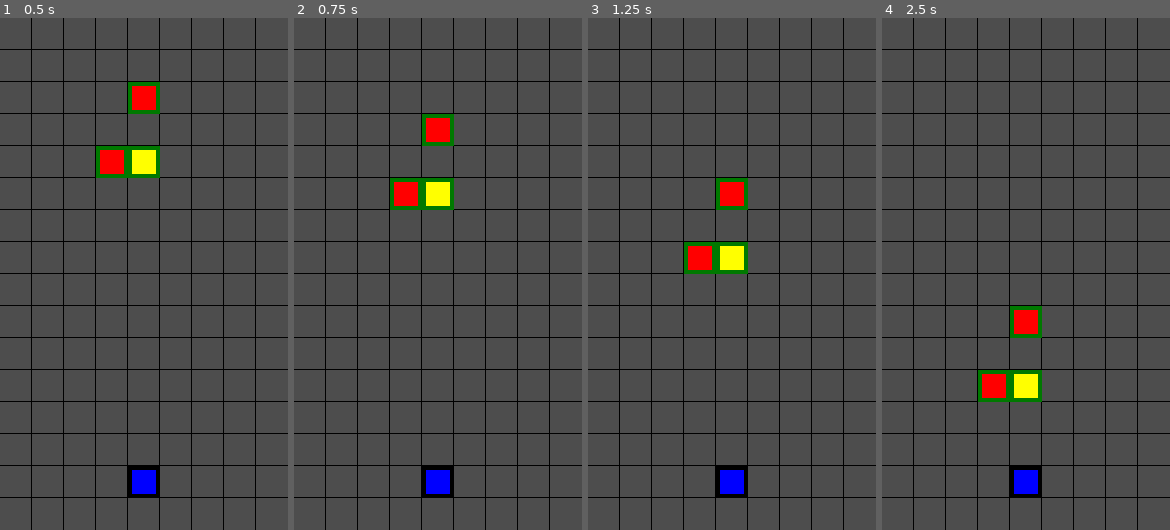
Above: before the commit, frames 1-4 (left to right).
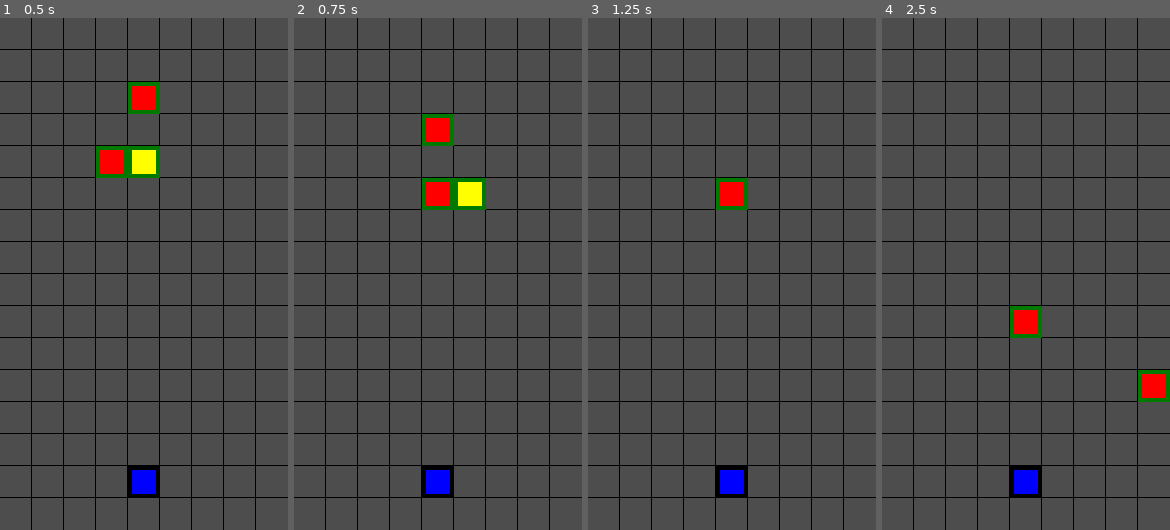
Above: after the commit, the same moments.

Repository: mqbaka02/dr-mario
Game: Godot game, scene res://scenes/main.tscn
The game is run twice, just before and just after one commit, with the same random seed, the same clock (stepped at 60 frames per second) and the same inputs. The project has no main scene, so this scene is started directly.
Inputs:
- Up to frame 1 (0.5 s): no input
- Up to frame 2 (0.75 s): hold Right (ui_right) from 0.53 s (still down)
- Up to frame 3 (1.25 s): keep holding Right (ui_right)
- Up to frame 4 (2.5 s): release Right (ui_right) at 1.28 s; hold Left (ui_left) 1.28-2.03 s; hold Right (ui_right) from 2.03 s (still down)

Frame 1 is identical in both runs. In frame 2, 1.8% of the frame differs, in the area x 33-67%, y 31-38%; in frame 3, 1.4%; in frame 4, 2.1%, in the area x 33-100%, y 68-75%.

Commit message:
longpress support for the controlled capsule

Diff:
--- a/scenes/capsule.gd
+++ b/scenes/capsule.gd
@@ -1,4 +1,6 @@
 extends Node2D;
+
+class_name Capsule;
 
 @export var position_on_the_grid: Vector2;
 @export var blocks: Array[Vitamin];
@@ -13,8 +15,6 @@
 		return false;
 	# print(blocks);
 	for vit in blocks:
-		print(vit.position);
-		print(vit.global_position);
 		if not vit.can_go_down(blocks_list):#needs an update that takes the is_vertical into account
 			return false;
 		pass;
--- /dev/null
+++ b/scenes/controlled_capsule.gd
@@ -0,0 +1,64 @@
+extends Capsule;
+
+const long_press_delay= .3;
+var pressed_left_for= 0;
+var pressed_right_for= 0;
+var press_tick= 0;
+const tick_speed= .05;
+
+func _physics_process(_delta: float) -> void:
+	if (Input.is_action_just_pressed("ui_left")):
+		position_on_the_grid.x = position_on_the_grid.x - 1;
+		position= Vector2(position_on_the_grid.x * 32, position_on_the_grid.y * 32);
+		pass;
+
+	if (Input.is_action_just_pressed("ui_right")):
+		position_on_the_grid.x = position_on_the_grid.x + 1;
+		position= Vector2(position_on_the_grid.x * 32, position_on_the_grid.y * 32);
+		pass;
+
+	if (Input.is_action_pressed("ui_left")):
+		pressed_left_for+= _delta;
+		press_tick+= _delta;
+
+		if pressed_left_for>= long_press_delay:
+			pressed_left_for= long_press_delay;
+			pass;
+
+		pass;
+
+	if (Input.is_action_pressed("ui_right")):
+		pressed_right_for+= _delta;
+		press_tick+= _delta;
+
+		if pressed_right_for>= long_press_delay:
+			pressed_right_for= long_press_delay;
+			pass;
+
+		pass;
+
+	if (Input.is_action_just_released("ui_left")):
+		pressed_left_for= 0;
+		press_tick= 0;
+		pass;
+	if (Input.is_action_just_released("ui_right")):
+		pressed_right_for= 0;
+		press_tick= 0;
+		pass;
+
+	if (pressed_left_for>= long_press_delay):
+		if (press_tick>= tick_speed):
+			position_on_the_grid.x = position_on_the_grid.x - 1;
+			position= Vector2(position_on_the_grid.x * 32, position_on_the_grid.y * 32);
+			press_tick= 0;
+			pass;
+		pass;
+	if (pressed_right_for>= long_press_delay):
+		if (press_tick>= tick_speed):
+			position_on_the_grid.x = position_on_the_grid.x + 1;
+			position= Vector2(position_on_the_grid.x * 32, position_on_the_grid.y * 32);
+			press_tick= 0;
+			pass;
+		pass;
+
+	pass;
--- /dev/null
+++ b/scenes/controlled_capsule.tscn
@@ -0,0 +1,7 @@
+[gd_scene load_steps=3 format=3 uid="uid://cstetpm6g4tjw"]
+
+[ext_resource type="PackedScene" uid="uid://cxwnoln2jdev4" path="res://scenes/capsule.tscn" id="1_p4382"]
+[ext_resource type="Script" uid="uid://bfy8nfyrp5s84" path="res://scenes/controlled_capsule.gd" id="2_to7yg"]
+
+[node name="capsule" instance=ExtResource("1_p4382")]
+script = ExtResource("2_to7yg")
--- a/scenes/main.gd
+++ b/scenes/main.gd
@@ -2,7 +2,8 @@
 
 const blockVirus= preload("res://scenes/virus.tscn");
 const blockVitamin= preload("res://scenes/vitamin.tscn");
-const capsuleScene= preload("res://scenes/capsule.tscn");
+# const capsuleScene= preload("res://scenes/capsule.tscn");
+const capsuleScene= preload("res://scenes/controlled_capsule.tscn");
 
 var blocks_list= [];
 
Not shown, added: scenes/controlled_capsule.gd.uid
